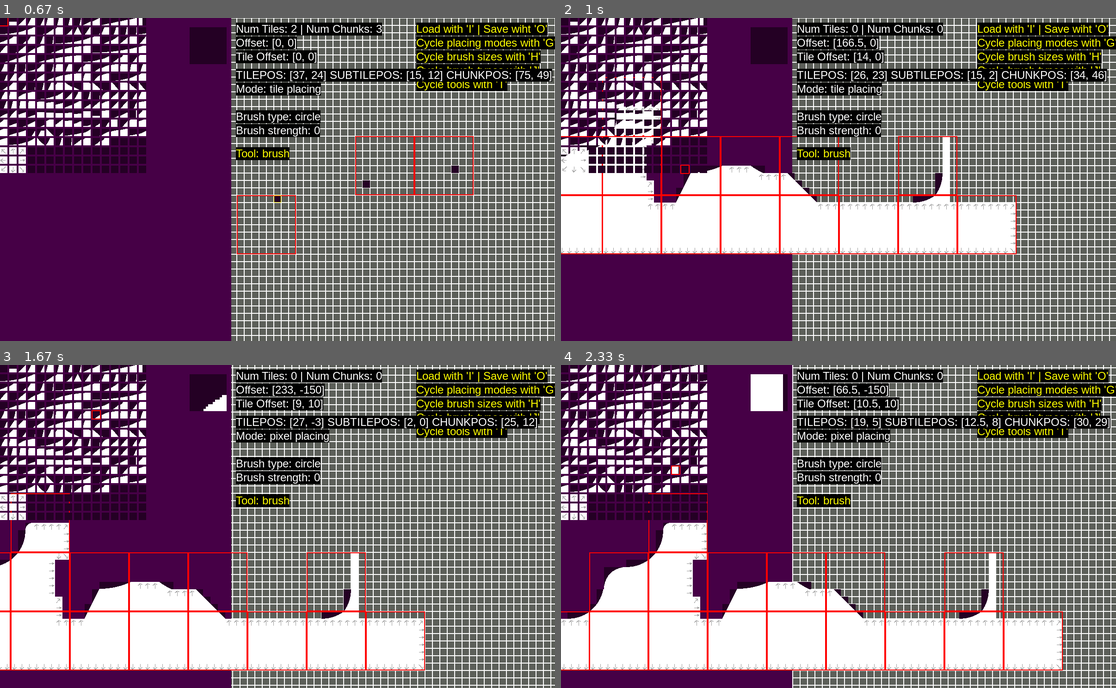
Above: before the commit, frames 1-4 (two rows, left to right).
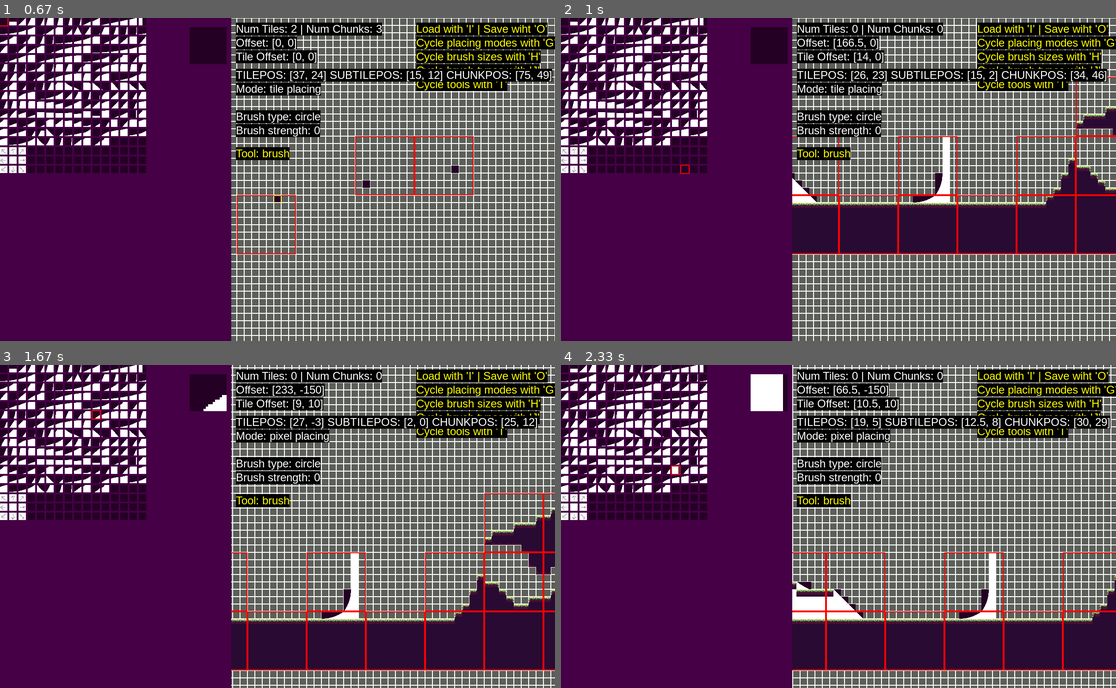
Above: after the commit, the same moments.

Repository: tea-enjoyer11/PlatformerGame0
Game: pygame game, started from leveleditor.py
Same seed, same stepped clock (60 frames per second), same inputs: the game is played once before the commit and once after it.
Inputs (mouse positions are in pixels of both pictures, inside the frame that each line leads up to):
- Up to frame 1 (0.67 s): press the mouse at (455, 169) at 0.37 s; move the mouse to (366, 185) at 0.47 s; release the mouse at (283, 202) at 0.6 s
- Up to frame 2 (1 s): hold D from 0.67 s (still down); click (688, 189) at 0.75 s; tap I at 0.82 s
- Up to frame 3 (1.67 s): release D at 1.13 s; hold W 1.17-1.47 s; click (94, 413) at 1.25 s; tap G at 1.32 s
- Up to frame 4 (2.33 s): hold A from 2 s (still down); click (672, 474) at 2.08 s; tap I at 2.15 s

Frame 1 is identical in both runs. In frame 2, 22% of the frame differs, in the area x 0-100%, y 18-74%; in frame 3, 24%, in the area x 0-100%, y 39-95%; in frame 4, 22%.

Commit message:
neues level zum testen!, downscale, und mehr

Diff:
--- a/Scripts/CONFIG.py
+++ b/Scripts/CONFIG.py
@@ -16,12 +16,14 @@
 AIR_FRICTION = 0.98
 
 RES = Vector2(800, 600)
-
+DOWNSACLE_FACTOR = 2
+DOWNSCALED_RES = RES / DOWNSACLE_FACTOR
 
 pygame.init()
 pygame.font.init()
 
-screen = pygame.display.set_mode(RES, 0, 32)
+master_screen = pygame.display.set_mode(RES, 0, 32)
+screen = Surface(DOWNSCALED_RES)
 mainClock = pygame.time.Clock()
 font = pygame.font.SysFont("arial", 21)
 
@@ -81,6 +83,16 @@
     "grass5": load_image("assets/tiles/grass5.png"),
     "grass6": load_image("assets/tiles/grass6.png"),
 
+    "TEST": load_image("assets/tiles/stone/3.png"),
+    "TESTc_tile(1;14)": load_image("assets/test/0.png"),
+    "TESTc_tile(1;16)": load_image("assets/test/4.png"),
+    "TESTc_tile(2;14)": load_image("assets/test/1.png"),
+    "TESTc_tile(2;15)": load_image("assets/test/2.png"),
+    "TESTc_tile(2;16)": load_image("assets/test/3.png"),
+    "TESTc_tile(0;16)": load_image("assets/test/5.png"),
+    "TESTc_tile(0;15)": load_image("assets/test/6.png"),
+    "TESTc_tile(0;14)": load_image("assets/test/7.png"),
+    "TESTc_tile(1;15)": load_image("assets/test/8.png"),
 }
 
 
--- a/Scripts/entities.py
+++ b/Scripts/entities.py
@@ -14,7 +14,7 @@
         self.size = size
         self.vel = Vector2(0)
         self.rect = Rect(pos.x, pos.y, size.x, size.y)
-        self.min_step_height = 22  # in TILESIZE Größe gerechnet
+        self.min_step_height = 0.3  # in TILESIZE Größe gerechnet
 
         self._collision_types = {'top': False, 'bottom': False, 'right': False, 'left': False}
         self._last_collision_types = {'top': False, 'bottom': False, 'right': False, 'left': False}
@@ -30,8 +30,10 @@
         return ramp.size.y <= self.min_step_height * TILESIZE
 
     def _is_steppable_custom_tile(self, c_tile: CustomTile, tile_height: float) -> bool:
-        steppable = (TILESIZE - tile_height) < self.min_step_height * TILESIZE
-        return steppable
+        # steppable = (TILESIZE - tile_height) < self.min_step_height * TILESIZE
+        diff = abs(self._last_pos.y - self.pos.y)
+        print(diff, diff * TILESIZE, TILESIZE * self.min_step_height, diff <= TILESIZE * self.min_step_height)
+        return diff <= TILESIZE * self.min_step_height
 
 
 class Player(PhysicsEntity):
@@ -59,25 +61,25 @@
         for t in tile_hit_list:
             if movement[0] > 0:
                 self.rect.right = t.left
-                self.collision_types['right'] = True
+                self._collision_types['right'] = True
             elif movement[0] < 0:
                 self.rect.left = t.right
-                self.collision_types['left'] = True
+                self._collision_types['left'] = True
             self.pos[0] = self.rect.x
-            if self._is_steppable(t):  # das funktioniert nur wenn man an der linken kannte des spielers steht, dann auch nur bis dtmultiplier 2.5, ab 3.0 gehts net mehr TODO: FIXEN
-                self.rect.bottom = t.top
-                self.collision_types['bottom'] = True
-                self.pos[1] = self.rect.y - 1  # kleiner offset, damit der Spieler nicht an der Kante stecken bleibt
+            # if self._is_steppable(t):  # das funktioniert nur wenn man an der linken kannte des spielers steht, dann auch nur bis dtmultiplier 2.5, ab 3.0 gehts net mehr TODO: FIXEN
+            #     self.rect.bottom = t.top
+            #     self._collision_types['bottom'] = True
+            #     self.pos[1] = self.rect.y - 1  # kleiner offset, damit der Spieler nicht an der Kante stecken bleibt
         self.pos[1] += movement[1] * dt
         self.rect.y = int(self.pos[1])
         tile_hit_list = collision_test(self.rect, normal_tiles)
         for t in tile_hit_list:
             if movement[1] > 0:
                 self.rect.bottom = t.top
-                self.collision_types['bottom'] = True
+                self._collision_types['bottom'] = True
             elif movement[1] < 0:
                 self.rect.top = t.bottom
-                self.collision_types['top'] = True
+                self._collision_types['top'] = True
             self.pos[1] = self.rect.y
 
     def _handle_ramps_colls(self, movement, dt: float, ramps: list[Ramp]) -> None:
@@ -105,7 +107,7 @@
                     if movement[0] < 0 and (0 < abs(rel_x_border) <= border_collision_threshold) and not steppable:
                         ramp_height = 0
                         self.rect.left = hitbox.right
-                        self.collision_types['left'] = True
+                        self._collision_types['left'] = True
                         self.pos[0] = self.rect.x
                 elif ramp.type == TileType.RAMP_LEFT:
                     ramp_height = (TILESIZE * ramp.elevation) - rel_x * ramp.elevation
@@ -115,7 +117,7 @@
                     if movement[0] > 0 and (0 < abs(rel_x_border) <= border_collision_threshold) and not steppable:
                         ramp_height = 0
                         self.rect.right = hitbox.left
-                        self.collision_types['right'] = True
+                        self._collision_types['right'] = True
                         self.pos[0] = self.rect.x
 
                 # constraints
@@ -132,7 +134,7 @@
                     self.rect.bottom = target_y
                     self.pos[1] = self.rect.y
 
-                    self.collision_types['bottom'] = True
+                    self._collision_types['bottom'] = True
 
     def _handle_custom_ramps_colls(self, movement, dt: float, ramps: list[CustomRamp]) -> None:
         for ramp in ramps:
@@ -155,7 +157,7 @@
                     if movement[0] < 0 and (0 < abs(rel_x_border) <= border_collision_threshold) and not steppable:
                         ramp_height = 0
                         self.rect.left = hitbox.right
-                        self.collision_types['left'] = True
+                        self._collision_types['left'] = True
                         self.pos[0] = self.rect.x
                 elif ramp.orientation == TileType.RAMP_LEFT:  # ! TODO bug beheben
                     rel_x_border = self.rect.x - hitbox.x + self.rect.width  # wie nah ist der Spieler an der Kante?
@@ -163,7 +165,7 @@
                     if movement[0] > 0 and (0 < abs(rel_x_border) <= border_collision_threshold) and not steppable:
                         ramp_height = 0
                         self.rect.right = hitbox.left
-                        self.collision_types['right'] = True
+                        self._collision_types['right'] = True
                         self.pos[0] = self.rect.x
 
                 if ramp_height:
@@ -173,45 +175,7 @@
                         self.rect.bottom = target_y
 
                         self.pos[1] = self.rect.y
-                        self.collision_types['bottom'] = True
-
-    def _handle_custom_tiles_colls2(self, movement, dt: float, custom_tiles: list[CustomTile]) -> None:
-        for c_tile in custom_tiles:
-            hitbox = tile_rect(c_tile)
-            tile_collision = self.rect.colliderect(hitbox)
-
-            if tile_collision:
-                rel_x = self.rect.x - hitbox.x
-
-                rel_x = max(1, min(rel_x, c_tile.size[0]))  # sonst gibt es fehler
-                tile_height = c_tile.height_data[rel_x - 1]  # mit height und unterschied zur current height kann man min_step_height einbauen
-
-                steppable = self._is_steppable_custom_tile(c_tile, tile_height)
-
-                if not steppable:
-                    border_collision_threshold = 5
-                    rel_x_border = self.rect.x - (hitbox.x + TILESIZE)  # wie nah ist der Spieler an der Kante?
-                    if movement[0] < 0 and (0 < abs(rel_x_border) <= border_collision_threshold) and not steppable:
-                        tile_height = 0
-                        self.rect.left = hitbox.right
-                        self.collision_types['left'] = True
-                        self.pos[0] = self.rect.x
-                    elif self.rect.x < hitbox.x:
-                        rel_x_border = self.rect.x - hitbox.x + self.rect.width
-                        if movement[0] > 0 and (0 < abs(rel_x_border) <= border_collision_threshold) and not steppable:
-                            tile_height = 0
-                            self.rect.right = hitbox.left
-                            self.collision_types['right'] = True
-                            self.pos[0] = self.rect.x
-
-                if tile_height:
-                    adjust_height = TILESIZE + (c_tile.size[1] - TILESIZE)
-                    target_y = hitbox.y + adjust_height - tile_height
-                    if self.rect.bottom > target_y:
-                        self.rect.bottom = target_y
-
-                        self.pos[1] = self.rect.y
-                        self.collision_types['bottom'] = True
+                        self._collision_types['bottom'] = True
 
     def _handle_custom_tiles_colls(self, movement, dt: float, custom_tiles: list[CustomTile]) -> None:
         for c_tile in custom_tiles:
@@ -229,32 +193,33 @@
                 if not steppable:
                     border_collision_threshold = 5
                     rel_x_border = self.rect.x - (hitbox.x + TILESIZE)  # wie nah ist der Spieler an der Kante?
-                    if movement[0] < 0 and (0 < abs(rel_x_border) <= border_collision_threshold) and not steppable:
+                    print(1111111, rel_x_border, border_collision_threshold)
+                    if movement[0] < 0 and (0 < abs(rel_x_border) <= border_collision_threshold):
                         tile_height = 0
                         self.rect.left = hitbox.right
-                        self.collision_types['left'] = True
+                        self._collision_types['left'] = True
                         self.pos[0] = self.rect.x
                     elif self.rect.x < hitbox.x:
                         rel_x_border = self.rect.x - hitbox.x + self.rect.width
-                        if movement[0] > 0 and (0 < abs(rel_x_border) <= border_collision_threshold) and not steppable:
+                        if movement[0] > 0 and (0 < abs(rel_x_border) <= border_collision_threshold):
                             tile_height = 0
                             self.rect.right = hitbox.left
-                            self.collision_types['right'] = True
+                            self._collision_types['right'] = True
                             self.pos[0] = self.rect.x
 
-                if tile_height:
-                    adjust_height = TILESIZE + (c_tile.size[1] - TILESIZE)
-                    target_y = hitbox.y + adjust_height - tile_height
-                    if self.rect.bottom > target_y:
-                        self.rect.bottom = target_y
-
-                        self.pos[1] = self.rect.y
-                        self.collision_types['bottom'] = True
+                # if tile_height:
+                adjust_height = TILESIZE + (c_tile.size[1] - TILESIZE)
+                target_y = hitbox.y + adjust_height - tile_height
+                if self.rect.bottom > target_y:
+                    self.rect.bottom = target_y
+
+                    self.pos[1] = self.rect.y
+                    self._collision_types['bottom'] = True
 
     def move(self, movement: Sequence[float], tiles: list[Tile], dt: float, noclip: bool = False):
         self._last_pos = self.pos.copy()
         self._last_collision_types = self._collision_types.copy()
-        self.collision_types = {'top': False, 'bottom': False, 'right': False, 'left': False}
+        self._collision_types = {'top': False, 'bottom': False, 'right': False, 'left': False}
 
         if noclip:
             self.pos[0] += movement[0] * dt
@@ -262,7 +227,7 @@
             self.pos[1] += movement[1] * dt
             self.rect.y = int(self.pos[1])
 
-            return self.collision_types.copy()
+            return self._collision_types.copy()
 
         normal_tiles = [tile_rect(t) for t in tiles if t.type == TileType.TILE]
         ramps: list[Ramp] = [t for t in tiles if t.type in [TileType.RAMP_LEFT, TileType.RAMP_RIGHT]]
@@ -277,13 +242,13 @@
 
         # ! TODO bugs fixen!
         # ! 1. wenn man auf einer geraden linie läuft und springt, wird man beim laden zurück gebuggt.
-        # ! 2. Manchmal werden falsche tiles als naheliegende erkannt, vorallem an chunkbordern.
+        # * 2. Manchmal werden falsche tiles als naheliegende erkannt, vorallem an chunkbordern.
         # ! 3. wenn man gegen ein tile läuft, dass man nicht hoch gehen kann, bugt man andauernt nach links und rechts.
         # * 4. Custom tiles werden nicht richtig gespeichert/geladen. Die Position im chunk ist zwar richtig, aber die collision position ist falsch
-        # ! 5. speicher dauer verkürzen. Es dauert eine halbe Sekunde pro chunk manchmal.... (dann auch async machen, sodass man trotzdem noch weiter machen kann)
+        # * 5. speicher dauer verkürzen. Es dauert eine halbe Sekunde pro chunk manchmal.... (dann auch async machen, sodass man trotzdem noch weiter machen kann)
 
         # return collisions
-        return self.collision_types.copy()
+        return self._collision_types.copy()
 
     def update(self, dt: float) -> None:
         self.animation.update(dt)
@@ -291,7 +256,7 @@
         # if abs(self.vel.y) > 5:
         #     self.set_state("jump_max")
 
-        if self.collision_types["bottom"] and self.get_state() != "idle":
+        if self._collision_types["bottom"] and self.get_state() != "idle":
             self.set_state("idle")
 
         if self.animation.new_img():  # TODO
--- a/Scripts/tiles.py
+++ b/Scripts/tiles.py
@@ -58,14 +58,17 @@
 class Tile:
     __slots__ = ("pos", "type", "img_idx", "size")
 
-    def __init__(self, pos: Vector2, tile_type: TileType = TileType.TILE) -> None:
+    def __init__(self, pos: Vector2, tile_type: TileType = TileType.TILE, img_idx: Any = None) -> None:
         if not isinstance(pos, Vector2):
             pos = Vector2(pos)
         self.pos = pos
         self.type = tile_type
 
         self.size = (TILESIZE, TILESIZE)
+
         self.img_idx = 0
+        if img_idx:
+            self.img_idx = img_idx
 
     def __repr__(self) -> str:
         return f"<{self.pos=}, {self.type=}, {self.img_idx=}>"
@@ -576,7 +579,7 @@
         tilemap = TileMap()
 
         files = [f for f in os.listdir(directory) if f.endswith(".data")]
-        print(files)
+        # print(files)
         for file_path in files:
             c: Chunk = None
             with open(f"{directory}/{file_path}", "rb") as f:
--- a/leveleditor.py
+++ b/leveleditor.py
@@ -220,7 +220,10 @@
                 if mode == 0:
                     for position in get_positions():
                         idx = f"c_tile({selected_tile[1]};{selected_tile[0]})"
-                        t = CustomTile(position, idx, idx)
+                        if selected_tile not in [(14, 0), (14, 1), (14, 2), (15, 0), (15, 1), (15, 2), (16, 0), (16, 1), (16, 2)]:
+                            t = CustomTile(position, idx, idx)
+                        else:
+                            t = Tile(position, img_idx=f"TEST{idx}")
                         tilemap.add(t)
                     tilemap.pre_render_chunks()
                 elif mode == 1:
@@ -277,11 +280,11 @@
     #
     screen.fill((92, 95, 89))
     render_grid()
-    pygame.draw.rect(screen, (70, 0, 70), Rect(0, 0, left_menu_offset, RES.y))  # left ui panel background
     tilemap.render(screen, mPos + offset, offset=offset)  # TODO so was wie: culling_rect=Rect(left_menu_offset, 0, RES.x - left_menu_offset, RES.y) einbauen
     render_selected_tile()
 
     # display tiles & current tile
+    pygame.draw.rect(screen, (70, 0, 70), Rect(0, 0, left_menu_offset, RES.y))  # left ui panel background
     for y, row in enumerate(tiles):
         for x, surf in enumerate(row):
             p = Vector2(x * TILESIZE, y * TILESIZE)
--- a/main.py
+++ b/main.py
@@ -11,26 +11,7 @@
 from Scripts.entities import Player
 from Scripts.timer import TimerManager
 
-# generate test map
-# tiles: list[Ramp | Tile] = [Tile(Vector2(0, 0)), Ramp('red', Vector2(3, 8), TileType.RAMP_RIGHT), Ramp('red', Vector2(5, 8), TileType.RAMP_RIGHT), Ramp('red', Vector2(7, 8), TileType.RAMP_LEFT, 0.5), Tile('red', Vector2(6, 8)), Tile('red', Vector2(4, 6)), Ramp('red', Vector2(4, 5), TileType.RAMP_LEFT), Tile('red', Vector2(3, 5)), Tile(Vector2(11, 8)), Tile(Vector2(14, 8)), Tile(Vector2(14, 7))]
-tiles: list[Ramp | Tile] = [Ramp(Vector2(2, 8), TileType.RAMP_RIGHT, 1), Ramp(Vector2(4, 8), TileType.RAMP_LEFT, 1), Ramp(Vector2(6, 8), TileType.RAMP_RIGHT, 0.5), Ramp(Vector2(8, 8), TileType.RAMP_LEFT, 0.5), Ramp(Vector2(10, 8), TileType.RAMP_RIGHT, 2), Ramp(Vector2(12, 8), TileType.RAMP_LEFT, 2)]
-for i in range(16):
-    tiles.append(Tile(Vector2(i, 9)))
-# tiles = []
-for i in range(CHUNKSIZE):
-    tiles.append(Tile(Vector2(0, i)))
-tiles.append(CustomRamp(Vector2(-1, 9), load_image("assets/custom_ramp_hitbox.png"), TileType.RAMP_RIGHT, img_idx=3))
-tiles.append(CustomRamp(Vector2(-3, 9), load_image("assets/custom_ramp2_hitbox.png"), TileType.RAMP_LEFT, img_idx=4))
-tiles.append(CustomRamp(Vector2(-4, 9), load_image("assets/custom_ramp2_hitbox.png", flip_x=True), TileType.RAMP_RIGHT, img_idx=44))
-tiles.append(CustomRamp(Vector2(-7, 9), load_image("assets/custom_ramp3_hitbox.png"), TileType.RAMP_RIGHT, img_idx=5))
-tiles.append(CustomRamp(Vector2(-6, 9), load_image("assets/custom_ramp3_hitbox.png", flip_x=True), TileType.RAMP_LEFT, img_idx=55))
-tiles.append(CustomRamp(Vector2(-11, 9), load_image("assets/custom_ramp_hitbox.png"), TileType.RAMP_RIGHT, img_idx=3))
-tiles.append(CustomRamp(Vector2(-10, 9), load_image("assets/custom_ramp_hitbox.png", flip_x=True), TileType.RAMP_LEFT, img_idx=33))
-tiles.append(CustomRamp(Vector2(-13, 9), load_image("assets/custom_ramp3_hitbox.png", flip_x=True), TileType.RAMP_LEFT, img_idx=55))
-tiles.append(CustomRamp(Vector2(-15, 9), load_image("assets/custom_ramp3_hitbox.png"), TileType.RAMP_RIGHT, img_idx=5))
-for x in range(-24, 24):
-    for y in range(16):
-        tiles.append(Tile(Vector2(x, 10 + y)))
+
 p = Player(Vector2(200, 500))
 
 
@@ -49,13 +30,12 @@
 scroll = Vector2(0)
 pygame_gui_manager = pygame_gui.ui_manager.UIManager((800, 600))
 tile_map = TileMap()
-# tile_map.extend(tiles)
 tile_map = TileMap.deserialize("saves/t1")
 tile_map.pre_render_chunks()
 
 img_cache = ImageCache(load_image)
 particle_group = ParticleGroup(img_cache)
-# renderer = Renderer()
+
 
 # region Slider setup
 gravity_slider = pygame_gui.elements.UIHorizontalSlider(relative_rect=pygame.Rect(210, 500, 500, 30),
@@ -96,11 +76,10 @@
 fps_idx = 0
 run = True
 while run:
-    dt = mainClock.tick(fps_options[fps_idx]) * 0.001
-    dt *= dt_multiplicator
+    dt = mainClock.tick(fps_options[fps_idx]) * 0.001 * dt_multiplicator
 
     # self.scroll += ((self.player.pos - Vector2(4, 4)) - RES / 4 / 2 - self.scroll) / 30
-    scroll += ((p.pos - Vector2(TILESIZE / 2)) - RES / 2 - scroll) / 30
+    scroll += ((p.pos - Vector2(TILESIZE / 2)) - DOWNSCALED_RES / 2 - scroll) / 30
 
     # Background --------------------------------------------- #
     screen.fill((0, 0, 0))
@@ -144,16 +123,6 @@
 
     for tile in close_tiles:
         render_collision_mesh(screen, "yellow", tile, offset=scroll)
-
-    draw_text(screen, f"DT:{dt:.4f} DT multiplier:{dt_multiplicator:.4f}", (0, 80))
-    draw_text(screen, f"{mainClock.get_fps():.0f}", (500, 0))
-    draw_text(screen, f"{player_movement[0]:.2f}, {player_movement[1]:.2f}", (0, 200))
-    draw_text(screen, f"TILEPOS: {p.pos // TILESIZE}\nPOS:{p.pos}\nNOCLIP: {noclip}", (500, 50))
-    draw_text(screen, f"TILEMAP:\nAmount of Chunks: {len(tile_map._chunks)}\nAmount of Tiles: {tile_map.amount_of_tiles}", (500, 150))
-    draw_text(screen, f"PARTICLES:\nAmount of Particles: {len(particle_group)}", (500, 250))
-    draw_text(screen, f"{collisions}", (0, 0), font=font)
-    draw_text(screen, f"{p._last_collision_types}", (0, 20))
-    draw_text(screen, f"Are the last and current collisions the same: {collisions == p._last_collision_types}", (0, 40))
 
     # Buttons ------------------------------------------------ #
     for event in pygame.event.get():
@@ -257,10 +226,19 @@
     pygame_gui_manager.update(dt)
     pygame_gui_manager.draw_ui(screen)
 
-    # Update ------------------------------------------------- #
-    # renderer.render(screen)
-    # renderer.render_particles(particle_group.particles)
+    master_screen.blit(pygame.transform.scale(screen, RES), (0, 0))
+
+    draw_text(master_screen, f"DT: {dt:.6f} DT multiplier:{dt_multiplicator:.4f}", (0, 80))
+    draw_text(master_screen, f"{mainClock.get_fps():.0f}", (500, 0))
+    draw_text(master_screen, f"{player_movement[0]:.2f}, {player_movement[1]:.2f}", (0, 200))
+    draw_text(master_screen, f"TILEPOS: {p.pos // TILESIZE}\nPOS:{p.pos}\nNOCLIP: {noclip}", (500, 50))
+    draw_text(master_screen, f"TILEMAP:\nAmount of Chunks: {len(tile_map._chunks)}\nAmount of Tiles: {tile_map.amount_of_tiles}", (500, 150))
+    draw_text(master_screen, f"PARTICLES:\nAmount of Particles: {len(particle_group)}", (500, 250))
+    draw_text(master_screen, f"{collisions}", (0, 0), font=font)
+    draw_text(master_screen, f"{p._last_collision_types}", (0, 20))
+    draw_text(master_screen, f"Are the last and current collisions the same: {collisions == p._last_collision_types}", (0, 40))
+
     pygame.display.flip()
-# renderer.quit()
+
 pygame.quit()
 sys.exit()
Binary file added: assets/test/0.png
Binary file added: assets/test/1.png
Binary file added: assets/test/2.png
Binary file added: assets/test/3.png
Binary file added: assets/test/4.png
Binary file added: assets/test/5.png
Binary file added: assets/test/6.png
Binary file added: assets/test/7.png
Binary file added: assets/test/8.png
Binary file changed: saves/t1/(0.0, 3.0).data
Binary file changed: saves/t1/(1.0, 2.0).data
Binary file changed: saves/t1/(1.0, 3.0).data
(and 21 more such lines)
